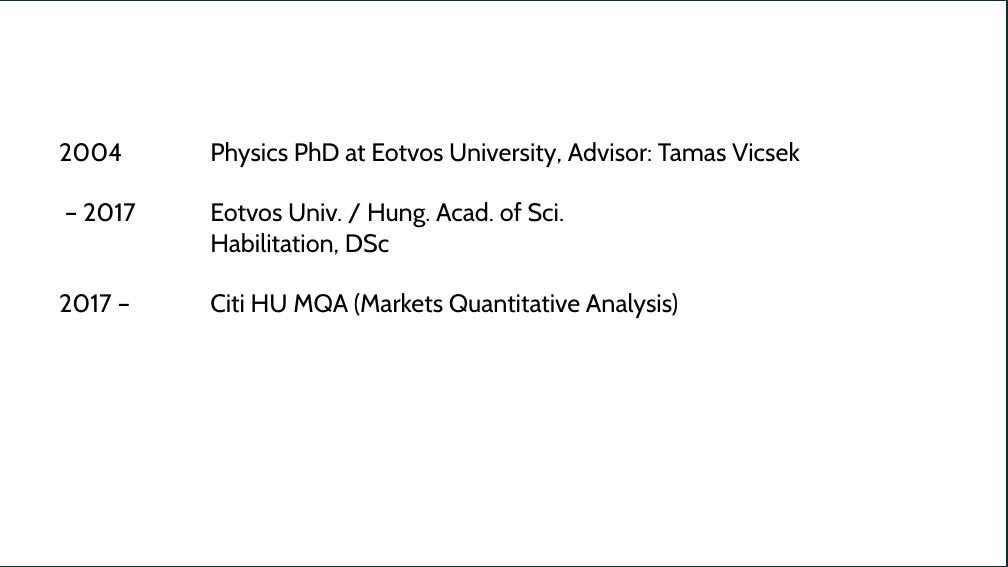
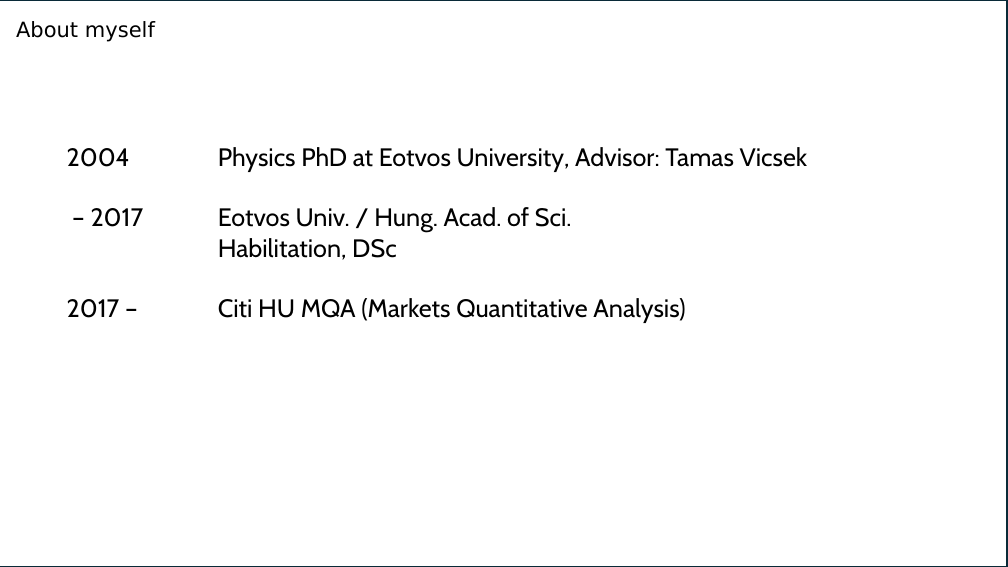
Before and after one commit to fij/btup, a slide deck: slide 3 of MMS_2024_09_10/Farkas_2024_09_10.pptx (slide 2 before the commit). Drawn at 1008x567 pixels with LibreOffice and Linux fonts; fonts in the diff are those of the drawing; background and template pictures are left out. Boxes give left, top, right and bottom in pixels: in the first picture for what was removed or moved away, otherwise in the second. Text is boxed around its words. In the diff, an @@ line names an element or a change of style, - is before the commit and + after.

Commit message:
switched about slides, added back slide headers, added agenda item list

```diff
--- a/MMS_2024_09_10/Farkas_2024_09_10.pptx
+++ b/MMS_2024_09_10/Farkas_2024_09_10.pptx
@@ text added at (16,21,123,40), 20 pt, text #000000 @@
+About myself
@@ text "2004 Physics PhD at Eotvos ...": place and size @@
-text "2004 Physics PhD at Eotvos ..." at (59,142,800,318)
+text "2004 Physics PhD at Eotvos ..." at (67,147,808,323)
```
Also in this commit, not shown: 24 other slides changed.
